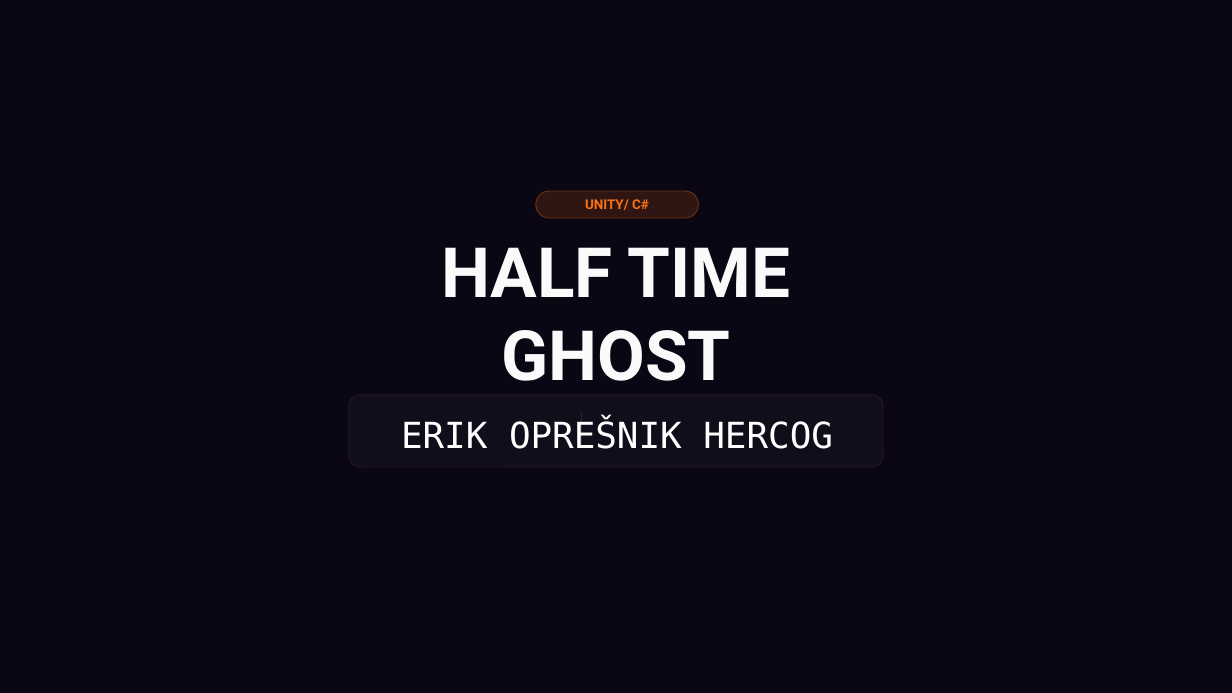
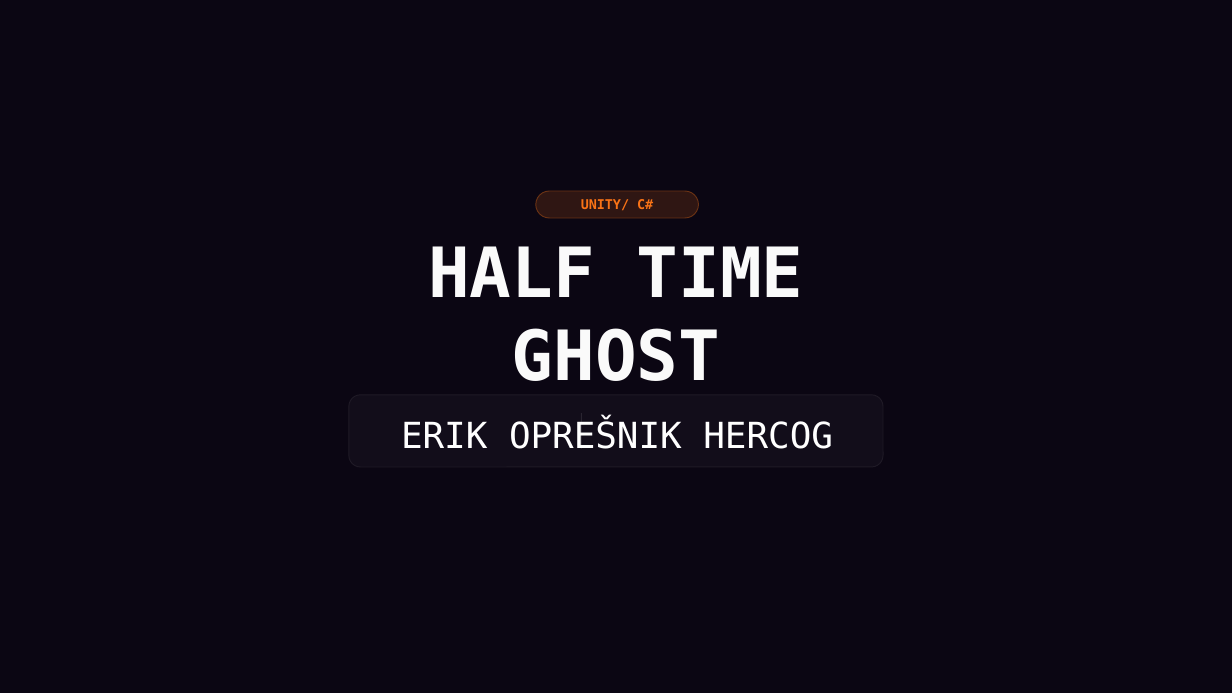
Before and after one commit to ErikOpresnikHercog/Half-Time-Ghost, a slide deck: slide 1 of Erik_HalfTimeGhost_Predstavitev_Video/Erik_HalfTimeGhost_Predstavitev.pptx. Drawn at 1232x693 pixels with LibreOffice and Linux fonts; fonts in the diff are those of the drawing; background and template pictures are left out. Boxes give left, top, right and bottom in pixels: in the first picture for what was removed or moved away, otherwise in the second. Text is boxed around its words. In the diff, an @@ line names an element or a change of style, - is before the commit and + after.

```diff
--- a/Erik_HalfTimeGhost_Predstavitev_Video/Erik_HalfTimeGhost_Predstavitev.pptx
+++ b/Erik_HalfTimeGhost_Predstavitev_Video/Erik_HalfTimeGhost_Predstavitev.pptx
@@ text "UNITY/ C#" at [581, 199, 653, 211]: font Roboto to DejaVu Sans Mono @@
@@ text "HALF TIME GHOST" at [428, 246, 804, 381]: font Roboto to DejaVu Sans Mono @@
@@ text "HALF TIME GHOST": place and size @@
-text "HALF TIME GHOST" at [441, 247, 791, 381]
+text "HALF TIME GHOST" at [428, 246, 804, 381]
```
Also in this commit, not shown: 7 other slides changed.
